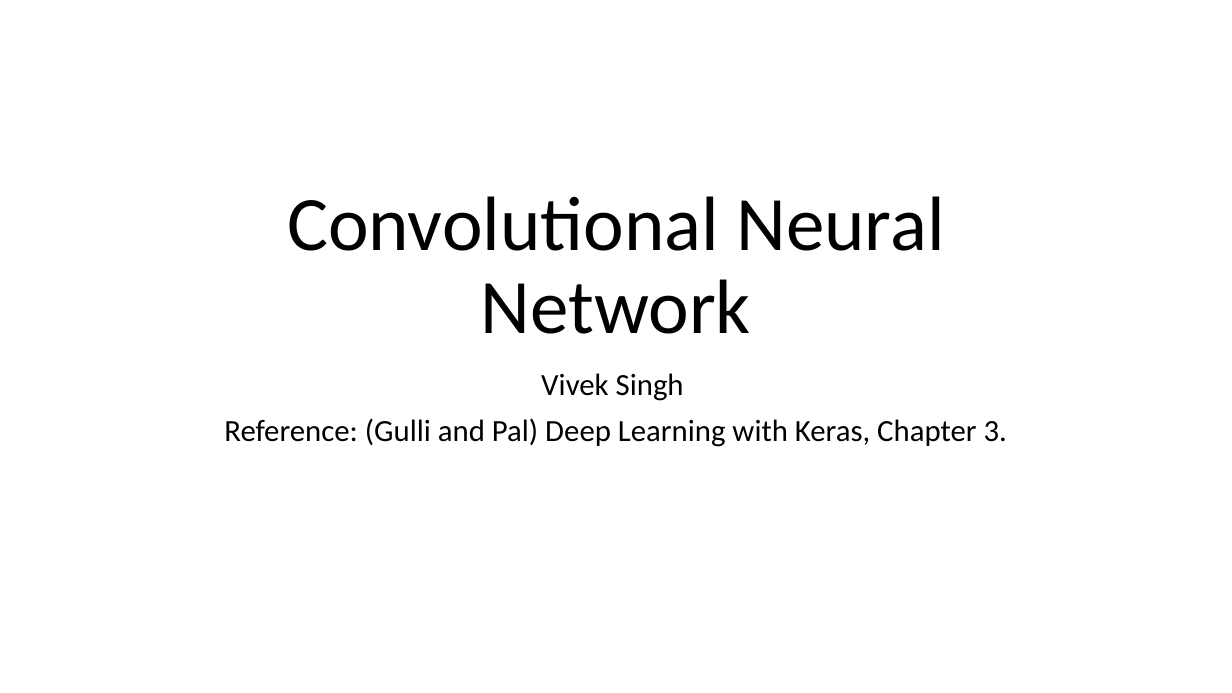
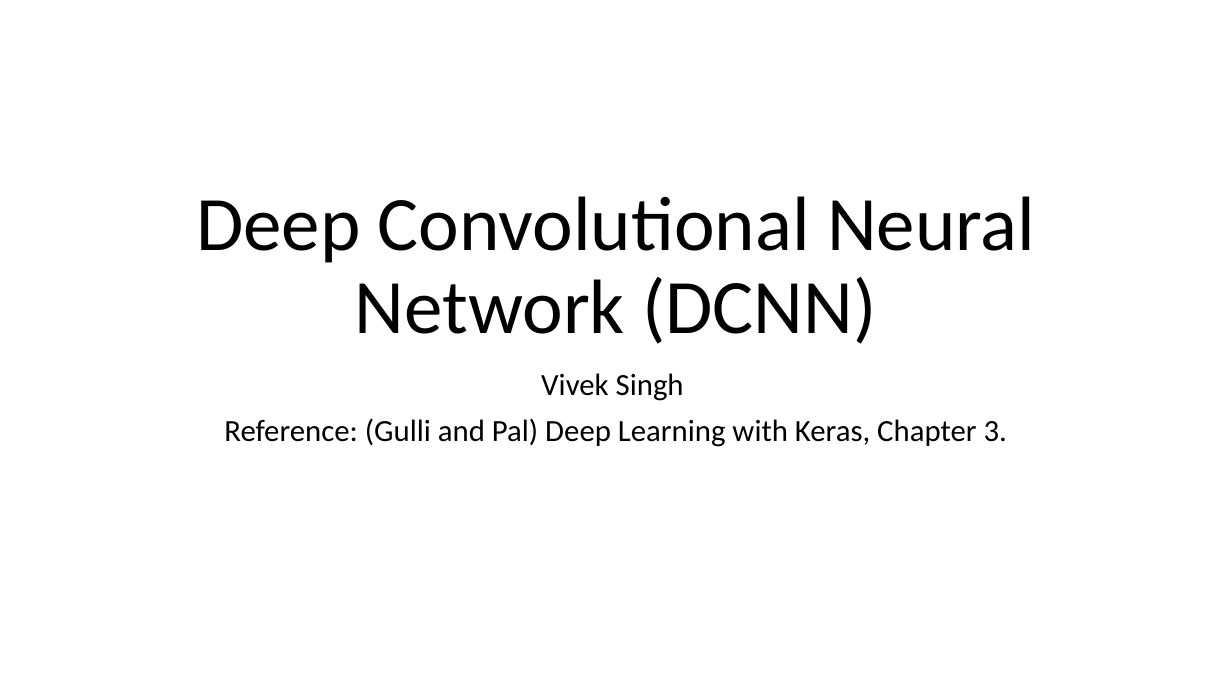
Before and after one commit to vivek14632/Deeplearning, a slide deck: slide 1 of chapter3/Convolutional Neural network.pptx. Drawn at 1232x693 pixels with LibreOffice and Linux fonts; fonts in the diff are those of the drawing. Boxes give left, top, right and bottom in pixels: in the first picture for what was removed or moved away, otherwise in the second. Text is boxed around its words. In the diff, an @@ line names an element or a change of style, - is before the commit and + after.

```diff
--- a/chapter3/Convolutional Neural network.pptx
+++ b/chapter3/Convolutional Neural network.pptx
@@ title at <box>196,196,1035,344</box>: text changed @@
-Convolutional Neural Network
+Deep Convolutional Neural Network (DCNN)
```
Also in this commit, not shown: 1 other slide changed, 5 slides added.
